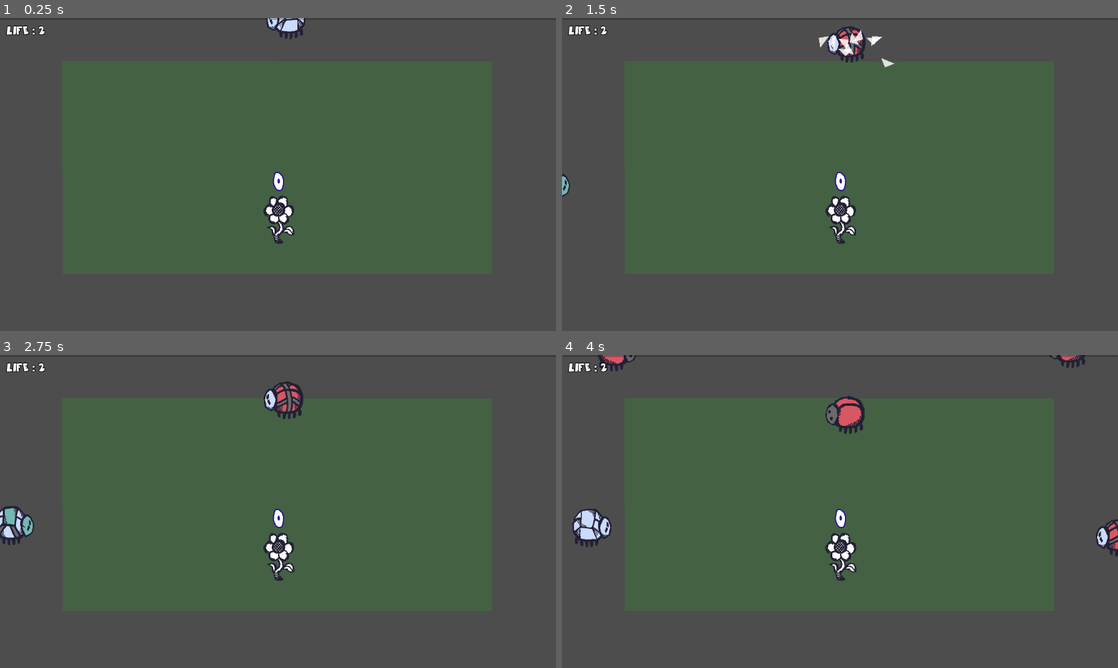
Above: before the commit, frames 1-4 (two rows, left to right).
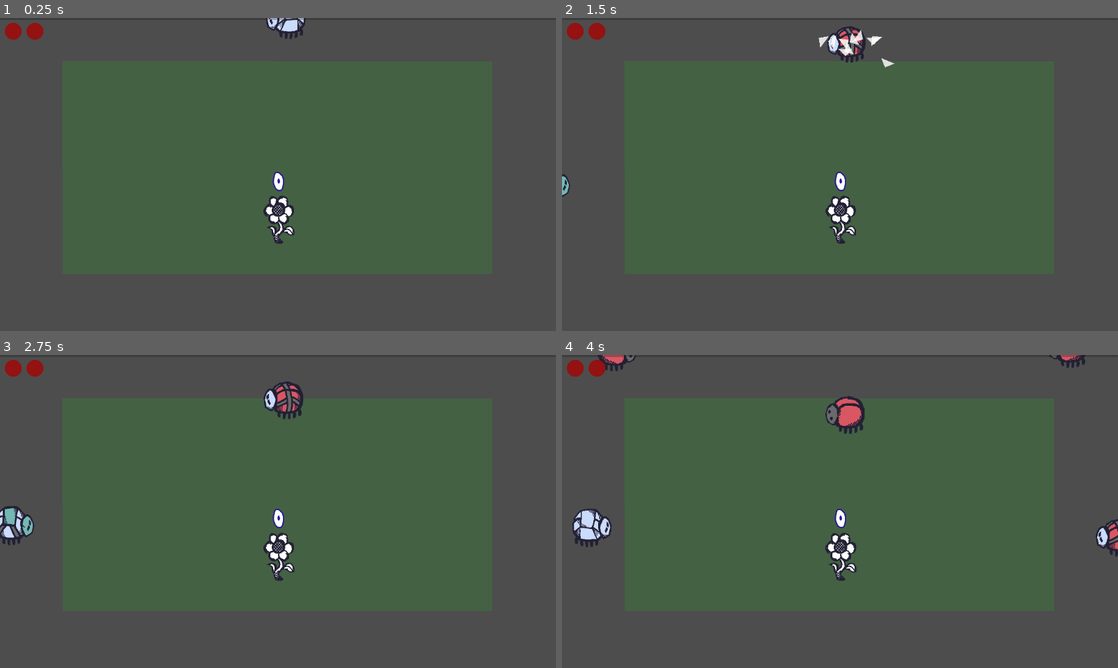
Above: after the commit, the same moments.

Repository: sh1ft15/secret
Game: Godot game, scene res://scenes/main.tscn
The game is run twice, just before and just after one commit, with the same random seed, the same clock (stepped at 60 frames per second) and the same inputs. The engine's default icon, where the game draws it, is replaced by a stand-in: a white triangle on a blue panel in a dark square.
Inputs (mouse positions are in pixels of both pictures, inside the frame that each line leads up to):
- Up to frame 1 (0.25 s): no input
- Up to frame 2 (1.5 s): move the mouse to (840, 161) at 0.52 s; press the mouse at (840, 161) at 0.53 s; move the mouse to (851, 39) at 1.27 s; release the mouse at (851, 39) at 1.28 s; click (851, 39) at 1.35 s
- Up to frame 3 (2.75 s): move the mouse to (333, 442) at 2.02 s; press the mouse at (333, 442) at 2.03 s
- Up to frame 4 (4 s): move the mouse to (573, 524) at 2.77 s; release the mouse at (573, 524) at 2.78 s; click (573, 524) at 2.85 s; move the mouse to (1006, 558) at 3.52 s; press the mouse at (1006, 558) at 3.53 s

The runs differ from the first frame. In frame 1, 0.3% of the frame differs, in the area x 0-9%, y 1-7%; in frame 2, 0.3%; in frame 3, 0.3%; in frame 4, 0.3%.

Commit message:
Update health UI

Diff:
--- a/scenes/main.tscn
+++ b/scenes/main.tscn
@@ -6,6 +6,7 @@
 [ext_resource type="FontFile" uid="uid://0jrk3kh3t8wc" path="res://fonts/RuthlessSketch-q2xD6.ttf" id="5_dkiys"]
 [ext_resource type="PackedScene" uid="uid://cq8nyfcvs6rxv" path="res://scenes/upgrade_screen.tscn" id="5_do4jj"]
 [ext_resource type="PackedScene" uid="uid://8ilowit2o8th" path="res://scenes/spawn_point.tscn" id="5_pmoai"]
+[ext_resource type="Texture2D" uid="uid://cqw7s7pw8wwqv" path="res://sprites/circle_64.png" id="6_cdfaf"]
 [ext_resource type="PackedScene" uid="uid://c7lpkwr43ape4" path="res://scenes/cursor.tscn" id="6_yw6dw"]
 
 [sub_resource type="NavigationPolygon" id="NavigationPolygon_0vpnd"]
@@ -33,12 +34,6 @@
 [sub_resource type="StyleBoxFlat" id="StyleBoxFlat_d1s5v"]
 bg_color = Color(0, 0, 0, 1)
 
-[sub_resource type="LabelSettings" id="LabelSettings_0lbrm"]
-font = ExtResource("5_dkiys")
-font_size = 25
-outline_size = 5
-outline_color = Color(0, 0, 0, 1)
-
 [sub_resource type="RectangleShape2D" id="RectangleShape2D_0yrx6"]
 size = Vector2(14.4813, 10.5319)
 
@@ -51,9 +46,9 @@
 scale = Vector2(1.6984, 1.62095)
 navigation_polygon = SubResource("NavigationPolygon_0vpnd")
 
-[node name="Player" parent="." node_paths=PackedStringArray("heart_label", "cursor") instance=ExtResource("2_s43kx")]
+[node name="Player" parent="." node_paths=PackedStringArray("heart_container", "cursor") instance=ExtResource("2_s43kx")]
 position = Vector2(577, 416)
-heart_label = NodePath("../CanvasLayer/HeartLabel")
+heart_container = NodePath("../CanvasLayer/Hearts")
 cursor = NodePath("../Cursor")
 
 [node name="CanvasLayer" type="CanvasLayer" parent="."]
@@ -127,14 +122,48 @@
 text = "RESTART
 "
 
-[node name="HeartLabel" type="Label" parent="CanvasLayer"]
-offset_left = 13.0
+[node name="Hearts" type="HBoxContainer" parent="CanvasLayer"]
+offset_left = 10.0
 offset_top = 10.0
-offset_right = 108.0
-offset_bottom = 46.0
-size_flags_vertical = 1
-text = "LIFE : 3"
-label_settings = SubResource("LabelSettings_0lbrm")
+offset_right = 225.0
+offset_bottom = 45.0
+theme_override_constants/separation = 10
+
+[node name="Heart_1" type="TextureRect" parent="CanvasLayer/Hearts"]
+custom_minimum_size = Vector2(10, 10)
+layout_mode = 2
+texture = ExtResource("6_cdfaf")
+expand_mode = 2
+
+[node name="Heart_2" type="TextureRect" parent="CanvasLayer/Hearts"]
+custom_minimum_size = Vector2(10, 10)
+layout_mode = 2
+texture = ExtResource("6_cdfaf")
+expand_mode = 2
+
+[node name="Heart_3" type="TextureRect" parent="CanvasLayer/Hearts"]
+custom_minimum_size = Vector2(10, 10)
+layout_mode = 2
+texture = ExtResource("6_cdfaf")
+expand_mode = 2
+
+[node name="Heart_4" type="TextureRect" parent="CanvasLayer/Hearts"]
+custom_minimum_size = Vector2(10, 10)
+layout_mode = 2
+texture = ExtResource("6_cdfaf")
+expand_mode = 2
+
+[node name="Heart_5" type="TextureRect" parent="CanvasLayer/Hearts"]
+custom_minimum_size = Vector2(10, 10)
+layout_mode = 2
+texture = ExtResource("6_cdfaf")
+expand_mode = 2
+
+[node name="Heart_6" type="TextureRect" parent="CanvasLayer/Hearts"]
+custom_minimum_size = Vector2(10, 10)
+layout_mode = 2
+texture = ExtResource("6_cdfaf")
+expand_mode = 2
 
 [node name="SpawnPoints" type="Node" parent="."]
 
--- a/scenes/player.tscn
+++ b/scenes/player.tscn
@@ -5,7 +5,7 @@
 [ext_resource type="LabelSettings" uid="uid://bxd4vxtolk6r0" path="res://sprites/char_num_top.tres" id="3_6npt1"]
 
 [sub_resource type="CircleShape2D" id="CircleShape2D_5vtr2"]
-radius = 55.0
+radius = 50.0
 
 [sub_resource type="Animation" id="Animation_wu54r"]
 length = 0.001
@@ -51,6 +51,9 @@
 scale = Vector2(0.756838, 0.756838)
 shape = SubResource("CircleShape2D_5vtr2")
 
+[node name="NavigationObstacle2D" type="NavigationObstacle2D" parent="."]
+radius = 20.0
+
 [node name="Icon" type="Sprite2D" parent="."]
 scale = Vector2(0.35, 0.35)
 texture = ExtResource("2_kbwdy")
--- a/scripts/main.gd
+++ b/scripts/main.gd
@@ -107,8 +107,6 @@
 	kills_label.max_value = required_kills
 	kills_label.value = kills
 
-
-
 func _on_restart_pressed() -> void:
 	get_tree().reload_current_scene()
 
--- a/scripts/player.gd
+++ b/scripts/player.gd
@@ -5,7 +5,7 @@
 @onready var sprite = $Icon
 @onready var animator = $AnimationPlayer
 @onready var bullet_timer = $BulletTimer
-@export var heart_label : Label
+@export var heart_container: BoxContainer
 @export var cursor : Area2D
 
 var is_hit = false
@@ -22,7 +22,7 @@
 
 func _ready() -> void:
 	animator.play('idle')
-	heart_label.text = 'LIFE : ' + str(health)
+	updateHealth(0)
 
 func setNum(num):
 	if cur_num >= max_num: return
@@ -37,7 +37,9 @@
 
 func updateHealth(num):
 	health = max(min(health + num, max_health), 0)
-	heart_label.text = 'LIFE : ' + str(health)
+
+	for i in heart_container.get_child_count():
+		heart_container.get_child(i).visible = (i + 1) <= health
 
 func updateMaxPoint(num):
 	max_num = max(min(max_num + num, 30), 10)
@@ -108,6 +110,3 @@
 		if target_enemy != null:
 			target_enemies.append(target_enemy)
 			shootBullet(target_enemy.position)
-
-
-	print('target count: ' + str(target_enemies.size()))
